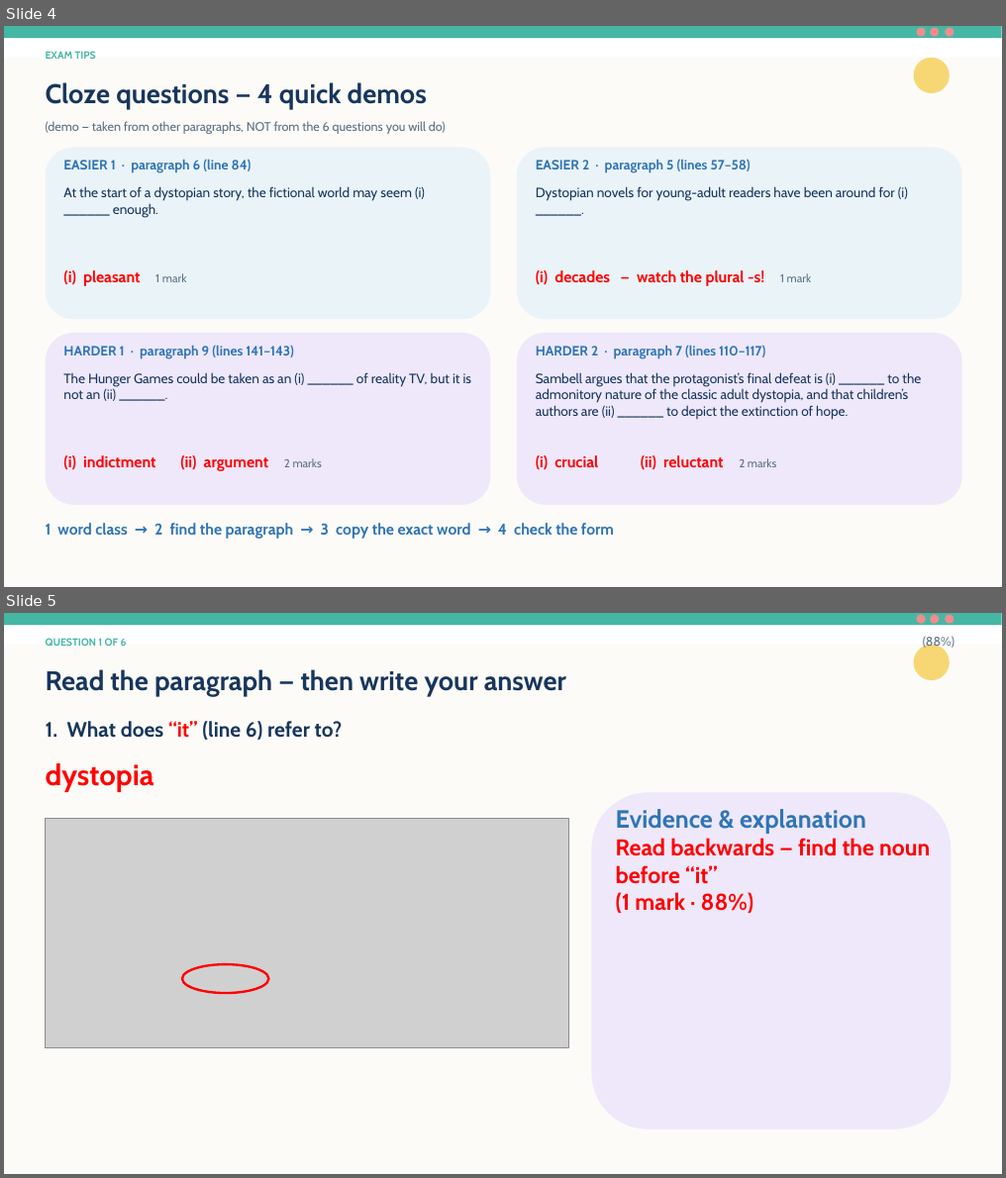
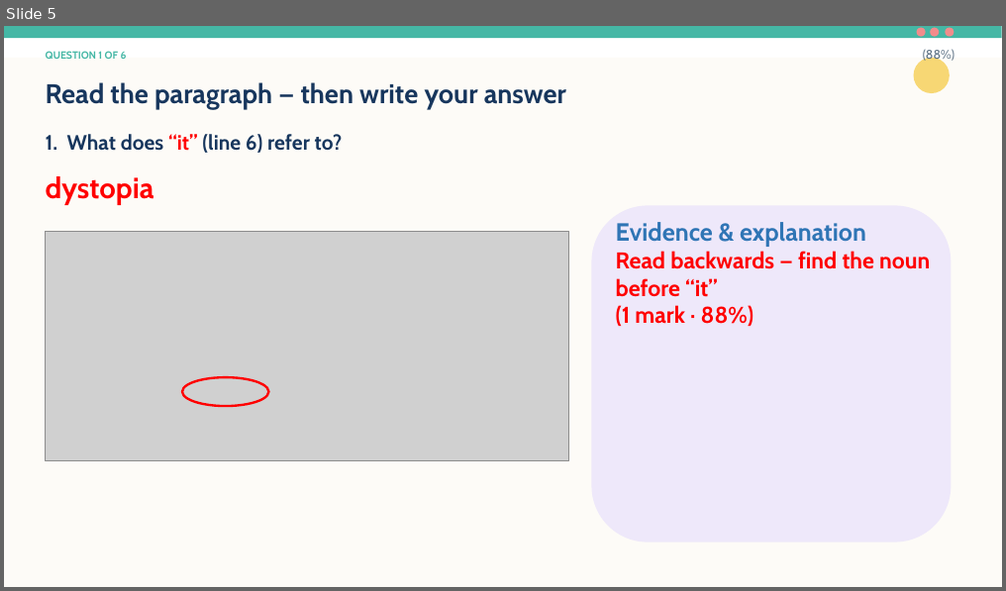
Before and after one commit to flyingbee2026/f6-sp-lesson6, a slide deck: F6_SP_Lesson_6_2013_Part_B2_Cloze_PPT.pptx. Shown one above the other, each under a label of ours: slides 4 and 5 before the commit, slide 5 after it. The pictures are 1006x1178 and 1006x591 pixels, drawn with LibreOffice and Linux fonts; fonts in the diff are those of the drawing; grey boxes stand for pictures. Boxes give left, top, right and bottom in pixels: in the first picture for what was removed or moved away, otherwise in the second. Text is boxed around its words. In the diff, an @@ line names an element or a change of style, - is before the commit and + after.

```diff
--- a/F6_SP_Lesson_6_2013_Part_B2_Cloze_PPT.pptx
+++ b/F6_SP_Lesson_6_2013_Part_B2_Cloze_PPT.pptx
@@ slide 4 removed at bbox=[4, 26, 1002, 587], background #FFFFFF @@
@@ rectangle removed at bbox=[4, 26, 1002, 38] @@
@@ text removed at bbox=[46, 51, 96, 59] @@
-EXAM TIPS
@@ ellipse removed at bbox=[917, 28, 926, 37] @@
@@ ellipse removed at bbox=[930, 28, 939, 37] @@
@@ ellipse removed at bbox=[945, 28, 954, 37] @@
@@ rectangle removed at bbox=[4, 58, 1002, 587] @@
@@ text removed at bbox=[46, 82, 427, 109] @@
-Cloze questions — 4 quick demos
@@ ellipse removed at bbox=[914, 58, 949, 93] @@
@@ text removed at bbox=[46, 121, 446, 134] @@
-(demo — taken from other paragraphs, NOT from the 6 questions you will do)
@@ rounded rectangle removed at bbox=[46, 148, 491, 319] @@
@@ text removed at bbox=[63, 159, 252, 174] @@
-EASIER 1 · paragraph 6 (line 84)
@@ rounded rectangle removed at bbox=[517, 148, 962, 319] @@
@@ text removed at bbox=[536, 159, 750, 174] @@
-EASIER 2 · paragraph 5 (lines 57–58)
@@ text removed at bbox=[63, 186, 425, 218] @@
-At the start of a dystopian story, the fictional world may seem (i) ______ enough.
@@ text removed at bbox=[536, 186, 908, 201] @@
-Dystopian novels for young-adult readers have been around for (i) ______.
@@ text removed at bbox=[63, 271, 187, 286] @@
-(i) pleasant 1 mark
@@ text removed at bbox=[536, 271, 812, 286] @@
-(i) decades — watch the plural -s! 1 mark
@@ rounded rectangle removed at bbox=[46, 333, 491, 505] @@
@@ text removed at bbox=[63, 345, 293, 360] @@
-HARDER 1 · paragraph 9 (lines 141–143)
@@ rounded rectangle removed at bbox=[517, 333, 962, 505] @@
@@ text removed at bbox=[536, 345, 765, 360] @@
-HARDER 2 · paragraph 7 (lines 110–117)
@@ text removed at bbox=[63, 372, 472, 401] @@
-The Hunger Games could be taken as an (i) ______ of reality TV, but it is not an (ii) ______.
@@ text removed at bbox=[536, 372, 921, 420] @@
-Sambell argues that the protagonist’s final defeat is (i) ______ to the admonitory nature of the classic adult dystopia, and that children’s authors are (ii) ______ to depict the extinction of hope.
@@ text removed at bbox=[63, 456, 322, 472] @@
-(i) indictment (ii) argument 2 marks
@@ text removed at bbox=[536, 456, 776, 470] @@
-(i) crucial (ii) reluctant 2 marks
@@ text removed at bbox=[46, 523, 614, 539] @@
-1 word class → 2 find the paragraph → 3 copy the exact word → 4 check the form
```
Also in this commit, not shown: 1 slide changed, 1 slide added.
